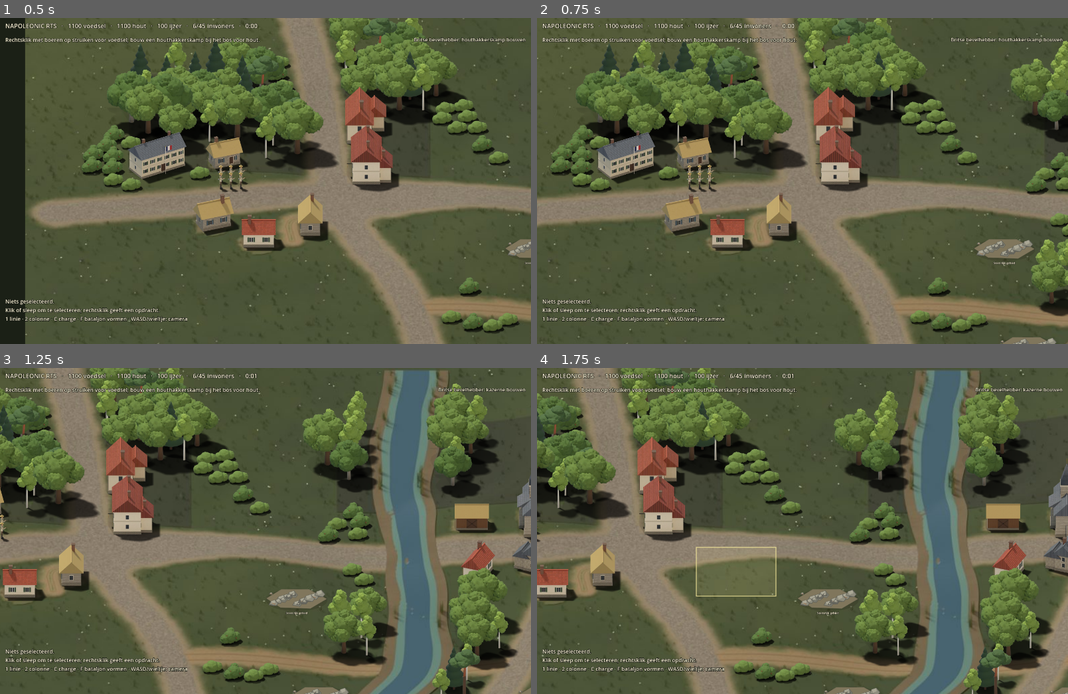
Above: before the commit, frames 1-4 (two rows, left to right).
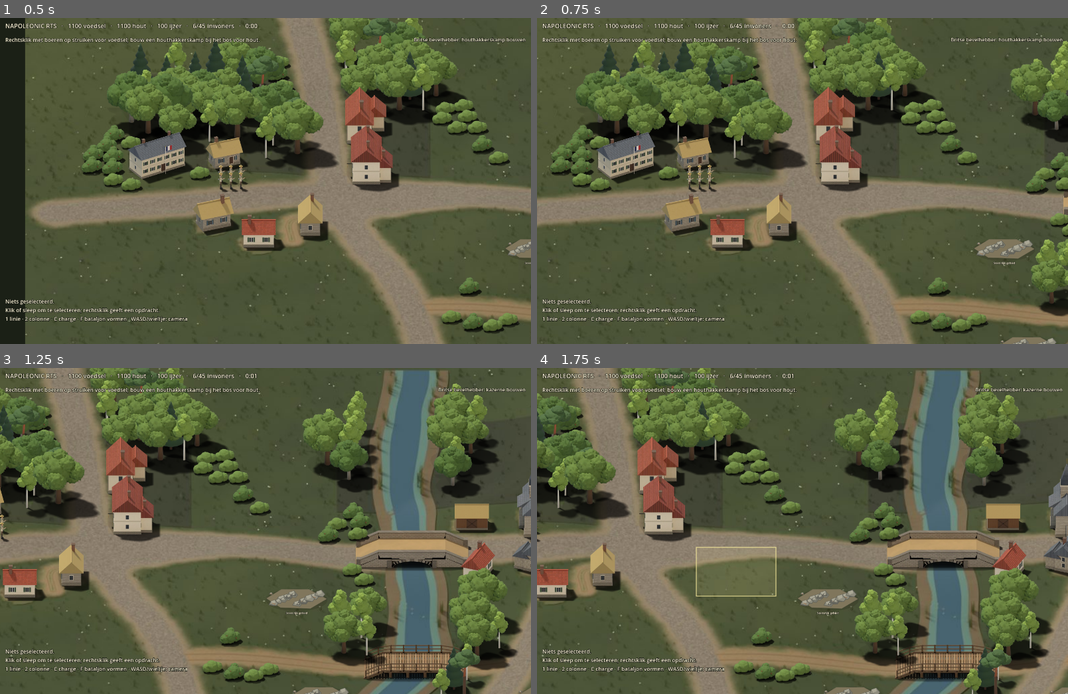
Above: after the commit, the same moments.

Repository: thomasgerritsen-code/-napoleonic-rts.
Game: Godot game, scene res://scenes/main.tscn
Two runs of this game, one before a commit and one after it. Both use one fixed random seed, a clock stepped at 60 frames per second and the inputs below.
Inputs (mouse positions are in pixels of both pictures, inside the frame that each line leads up to):
- Up to frame 1 (0.5 s): no input
- Up to frame 2 (0.75 s): tap Enter at 0.5 s; move the mouse to (919, 164) at 0.52 s; hold D from 0.53 s (still down); tap R at 0.6 s; click (919, 164) at 0.67 s
- Up to frame 3 (1.25 s): keep holding D
- Up to frame 4 (1.75 s): release D at 1.25 s; drag from (696, 547) to (775, 596) at 1.27 s

Frame 1 is identical in both runs. In frame 2, less than 0.1% of the frame differs, in the area x 99-100%, y 53-61%; in frame 3, 3.2%; in frame 4, 3.2%, in the area x 65-88%, y 49-97%.

Commit message:
Godot: the river is crossed only by its bridges; men keep apart
Nav routes a walk across the river by the bridge that makes the shortest
way, and keeps orders out of the water; the five bridges are drawn with
the web game's props. Men closer than a pace step apart. The check clears
its sprite sets before quitting and tests a crossing.

Co-Authored-By: Claude Opus 5.5 <noreply@anthropic.com>
Claude-Session: https://claude.ai/code/session_01JtYPWDhBYAE3XgwFqp4SE2

Diff:
--- a/godot/assets/props/props.json
+++ b/godot/assets/props/props.json
@@ -238,6 +238,34 @@
     "y": 125
    },
    "w": 227
+  },
+  "bridge_stone": {
+   "footprint": {
+    "d": 5.1,
+    "w": 12.8
+   },
+   "h": 208,
+   "heightM": 2.04,
+   "image": "bridge_stone.webp",
+   "pivot": {
+    "x": 291,
+    "y": 126
+   },
+   "w": 612
+  },
+  "bridge_wood": {
+   "footprint": {
+    "d": 4.43,
+    "w": 12.16
+   },
+   "h": 194,
+   "heightM": 2,
+   "image": "bridge_wood.webp",
+   "pivot": {
+    "x": 278,
+    "y": 119
+   },
+   "w": 585
   }
  }
 }
--- a/godot/scripts/atlas_library.gd
+++ b/godot/scripts/atlas_library.gd
@@ -14,6 +14,10 @@
 	"walk", "trot", "gallop", "roll"]
 
 static var _cache := {}
+
+
+static func clear() -> void:
+	_cache.clear()
 
 
 ## {frames: SpriteFrames, pivot: Vector2} for atlases like ["fr_iso_infantry", "fr_iso_fallen"].
--- a/godot/scripts/main.gd
+++ b/godot/scripts/main.gd
@@ -53,7 +53,9 @@
 	Iso.load_relief(meta)
 	_add_ground(meta)
 	props = Iso.read_json("res://assets/props/props.json")["props"]
-	_river = Iso.read_json("res://assets/map/gamemap.json")["river"]["points"]
+	var map: Dictionary = Iso.read_json("res://assets/map/gamemap.json")
+	_river = map["river"]["points"]
+	Nav.setup(map["river"], Rules.start()["crossings"])
 	_units_layer = Node2D.new()
 	_units_layer.name = "Units"
 	_units_layer.y_sort_enabled = true
@@ -84,11 +86,42 @@
 		r.update(delta, regiments)
 	for u in units:
 		u.step(delta)
+	_keep_apart()
 	for b in buildings:
 		b.step(delta)
 	ai.update(delta)
 	_tidy_selection()
 	_check_result()
+
+
+## Men do not stand in one another: pairs closer than a pace step apart.
+## Neighbours are found through a grid of cells a pace wide.
+func _keep_apart() -> void:
+	const PACE := 10.0
+	var grid := {}
+	for u in units:
+		if u.alive():
+			var cell := Vector2i(floori(u.world.x / PACE), floori(u.world.y / PACE))
+			if grid.has(cell):
+				grid[cell].append(u)
+			else:
+				grid[cell] = [u]
+	for u in units:
+		if not u.alive() or u.type == "artillery":
+			continue
+		var cell := Vector2i(floori(u.world.x / PACE), floori(u.world.y / PACE))
+		for dx in range(-1, 2):
+			for dy in range(-1, 2):
+				for other: Unit in grid.get(cell + Vector2i(dx, dy), []):
+					if other == u or other.id < u.id:
+						continue
+					var gap := other.world - u.world
+					var d := gap.length()
+					if d >= PACE or d < 0.01:
+						continue
+					var push := gap / d * (PACE - d) * 0.5
+					u.world -= push
+					other.world += push
 
 
 # ---- the opening ----
@@ -99,6 +132,7 @@
 		var e: Dictionary = start["economies"][side]
 		economy[side] = {"food": float(e["food"]), "wood": float(e["wood"]), "iron": float(e["iron"])}
 	_add_villages(start)
+	_add_bridges(start)
 	for data: Dictionary in start["resources"]:
 		var s := Supply.new()
 		s.setup(self, data, props)
@@ -132,6 +166,23 @@
 			house.scale = Vector2.ONE * float(h["scale"])
 			house.position = Iso.to_screen(Vector2(h["x"], h["y"]))
 			_units_layer.add_child(house)
+
+
+## The bridges, scaled to each crossing as in the web iso view.
+func _add_bridges(start: Dictionary) -> void:
+	const DECK_M := {"bridge_stone": 12.8, "bridge_wood": 12.0}
+	for c: Dictionary in start["crossings"]:
+		var kind := "bridge_stone" if c.get("material", "wood") == "stone" else "bridge_wood"
+		var prop: Dictionary = props[kind]
+		var bridge := Sprite2D.new()
+		bridge.texture = load("res://assets/props/%s.webp" % kind)
+		bridge.centered = false
+		bridge.offset = -Vector2(prop["pivot"]["x"], prop["pivot"]["y"])
+		bridge.scale = Vector2.ONE * Iso.SPRITE_SCALE * float(c["length"]) / (float(DECK_M[kind]) * Iso.PPM)
+		bridge.position = Iso.to_screen(Vector2(c["x"], c["y"]))
+		# Men on the deck are drawn over it.
+		bridge.z_index = -1
+		add_child(bridge)
 
 
 func _add_ground(meta: Dictionary) -> void:
@@ -512,7 +563,7 @@
 			w.set_task("farm", own)
 		else:
 			w.task = ""
-			w.move_to(at)
+			w.move_to(Nav.dry(w.world, at))
 	_spread(free, at, foe)
 	var battalions: Array[Regiment] = selected
 	if not battalions.is_empty():
--- /dev/null
+++ b/godot/scripts/nav.gd
@@ -0,0 +1,94 @@
+class_name Nav
+extends RefCounted
+## The river runs the length of the map between the two bases; men cross it
+## only on the web game's five bridges. A route that would cross the water
+## goes by the bridge that makes the shortest way: to its near end, over the
+## deck, and on from its far end.
+
+const BANK := 30.0           # keep this far from the water's middle, past half its width
+
+static var _points := PackedVector2Array()
+static var _width := 58.0
+static var _bridges: Array[Dictionary] = []
+
+
+static func setup(river: Dictionary, crossings: Array) -> void:
+	_points = PackedVector2Array()
+	for p: Array in river["points"]:
+		_points.append(Vector2(p[0], p[1]))
+	_width = float(river.get("width", 58))
+	_bridges.clear()
+	for c: Dictionary in crossings:
+		var centre := Vector2(c["x"], c["y"])
+		var along := Vector2.from_angle(float(c.get("angle", 0.0)))
+		var half := float(c["length"]) / 2.0 + 14.0
+		var a := centre - along * half
+		var b := centre + along * half
+		# `west` is the end on the side of lower x (the French bank).
+		_bridges.append({"name": c.get("name", ""), "centre": centre, "west": a if a.x < b.x else b,
+			"east": b if a.x < b.x else a, "width": float(c.get("width", 100))})
+
+
+static func bridges() -> Array[Dictionary]:
+	return _bridges
+
+
+## The river's middle at height y.
+static func river_x(y: float) -> float:
+	if _points.size() < 2:
+		return -INF
+	for i in range(1, _points.size()):
+		var a := _points[i - 1]
+		var b := _points[i]
+		if y <= b.y or i == _points.size() - 1:
+			var t := 0.0 if is_equal_approx(b.y, a.y) else clampf((y - a.y) / (b.y - a.y), 0.0, 1.0)
+			return lerpf(a.x, b.x, t)
+	return _points[_points.size() - 1].x
+
+
+## -1 on the west (French) bank, +1 on the east.
+static func bank(p: Vector2) -> int:
+	return -1 if p.x < river_x(p.y) else 1
+
+
+static func on_bridge(p: Vector2) -> bool:
+	for b in _bridges:
+		var a: Vector2 = b["west"]
+		var e: Vector2 = b["east"]
+		if Geometry2D.get_closest_point_to_segment(p, a, e).distance_to(p) < float(b["width"]) / 2.0:
+			return true
+	return false
+
+
+static func in_water(p: Vector2) -> bool:
+	return absf(p.x - river_x(p.y)) < _width / 2.0 + 6.0 and not on_bridge(p)
+
+
+## Waypoints from `from` to `to`; just [to] when no water lies between.
+static func route(from: Vector2, to: Vector2) -> Array[Vector2]:
+	var way: Array[Vector2] = []
+	if _bridges.is_empty() or bank(from) == bank(to) or on_bridge(from) or on_bridge(to):
+		way.append(to)
+		return way
+	var best: Dictionary = {}
+	var best_d := INF
+	var going_east := bank(from) < 0
+	for b in _bridges:
+		var near: Vector2 = b["west"] if going_east else b["east"]
+		var far: Vector2 = b["east"] if going_east else b["west"]
+		var d := from.distance_to(near) + near.distance_to(far) + far.distance_to(to)
+		if d < best_d:
+			best_d = d
+			best = b
+	way.append(best["west"] if going_east else best["east"])
+	way.append(best["east"] if going_east else best["west"])
+	way.append(to)
+	return way
+
+
+## A point on the same bank as `from`, pulled back out of the water.
+static func dry(from: Vector2, p: Vector2) -> Vector2:
+	if not in_water(p):
+		return p
+	var x := river_x(p.y)
+	return Vector2(x + bank(from) * (_width / 2.0 + BANK), p.y)
--- a/godot/scripts/unit.gd
+++ b/godot/scripts/unit.gd
@@ -45,6 +45,8 @@
 			queue_redraw()
 
 var _sprite: AnimatedSprite2D
+var _path: Array[Vector2] = []
+var _goal := Vector2(INF, INF)
 var _prefix := "fr"
 var _anim := ""
 var _clock := 0.0
@@ -107,10 +109,17 @@
 	position = Iso.to_screen(world)
 
 
-## Walk towards `to`; true once there.
+## Walk towards `to`, by a bridge if the river lies between; true once there.
 func walk(to: Vector2, delta: float, pace := 1.0) -> bool:
-	var way := to - world
+	if to.distance_squared_to(_goal) > 1.0:
+		_goal = to
+		_path = Nav.route(world, Nav.dry(world, to))
+	var next: Vector2 = _path[0] if not _path.is_empty() else to
+	var way := next - world
 	if way.length() <= 3.0:
+		if _path.size() > 1:
+			_path.pop_front()
+			return false
 		return true
 	world += way.limit_length(speed * pace * delta)
 	facing = way.angle()
--- a/godot/tests/smoke_test.gd
+++ b/godot/tests/smoke_test.gd
@@ -84,6 +84,17 @@
 	_run(battle, 12.0)
 	_check(regiment.centroid().distance_to(from) > 200.0 and not regiment.moving(), "the battalion marched and stands in line")
 
+	# The river: a man sent across it goes over a bridge, never through the water.
+	var walker := battle.add_unit("france", "infantry", Vector2(1100, 1900))
+	var across := Vector2(2200, 1900)
+	_check(Nav.route(walker.world, across).size() == 3, "a route across the river goes by a bridge")
+	walker.move_to(across)
+	var wet := false
+	for i in int(90.0 / STEP):
+		battle._process(STEP)
+		wet = wet or Nav.in_water(walker.world)
+	_check(walker.world.distance_to(across) < 20.0 and not wet, "and the man crossed dry-shod (%s)" % walker.world)
+
 	# The computer.
 	_run(battle, 120.0)
 	var british_buildings := 0
@@ -113,6 +124,10 @@
 		"pop": {"france": battle.pop_used("france"), "britain": battle.pop_used("britain")}, "plan": battle.ai.plan}))
 	for failure in _failures:
 		printerr("FAILED: ", failure)
+	# Let go of the battle and the shared sprite sets before leaving.
+	battle.queue_free()
+	await process_frame
+	AtlasLibrary.clear()
 	quit(1 if _failures.size() > 0 else 0)
 
 
Binary file added: godot/assets/props/bridge_stone.webp
Binary file added: godot/assets/props/bridge_wood.webp
Not shown, changed: .github/workflows/godot.yml
Not shown, changed: scripts/export-godot-scenario.js
